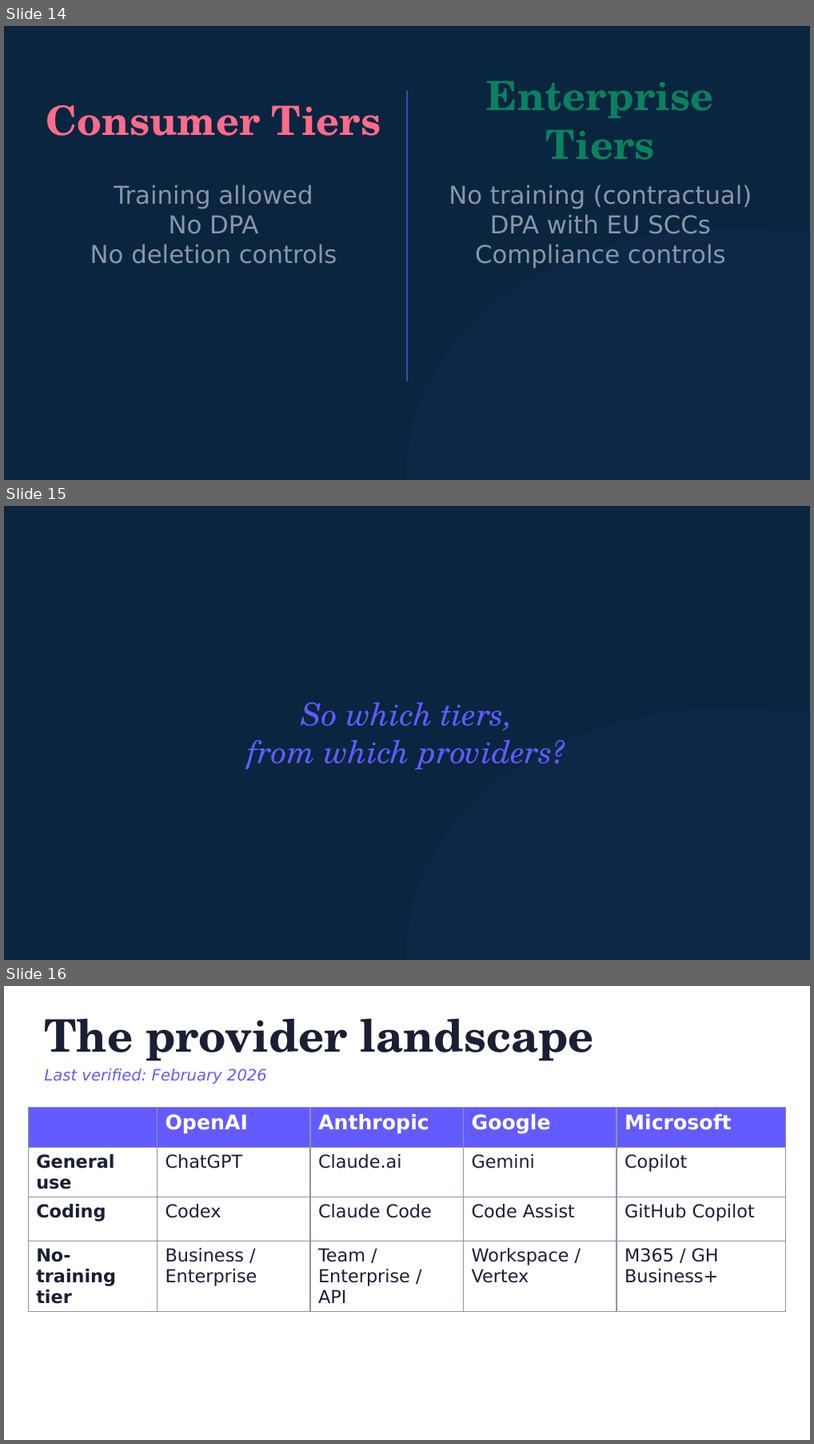
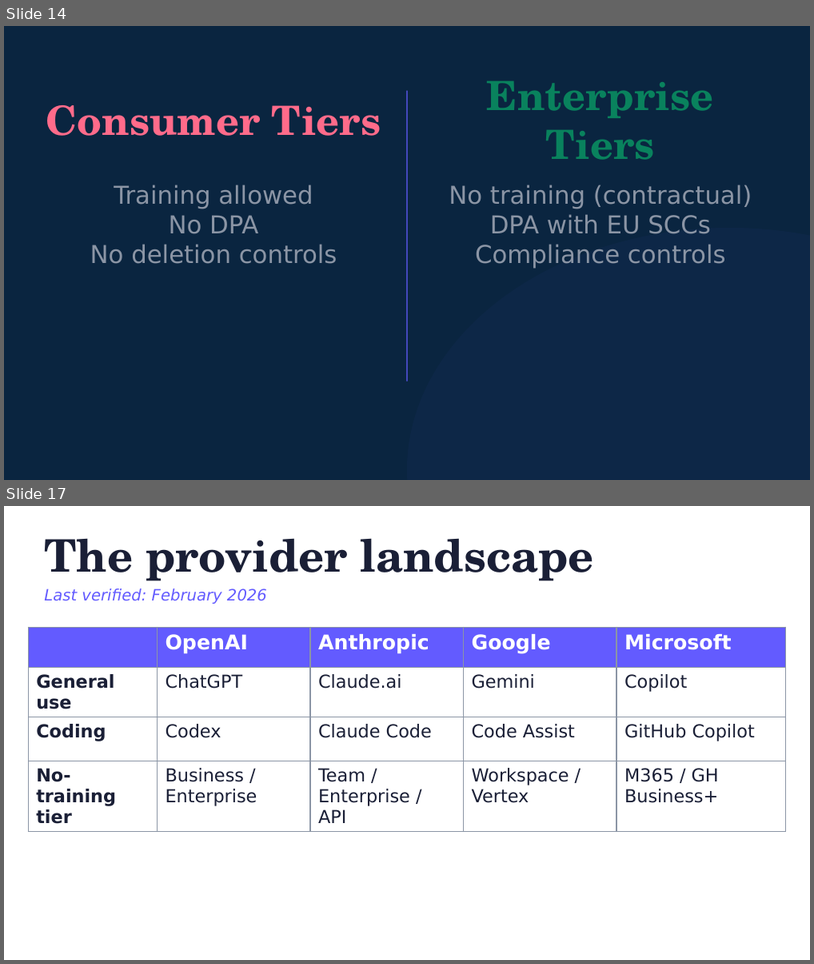
Before and after one commit to michaelengland/ai-best-practices, a slide deck: decks/ai-policy/ai-policy.pptx. Shown one above the other, each under a label of ours: slides 14, 15 and 16 before the commit, slides 14 and 17 after it; the slides between them are not shown. The pictures are 814x1444 and 814x964 pixels, drawn with LibreOffice and Linux fonts; fonts in the diff are those of the drawing. Boxes give left, top, right and bottom in pixels: in the first picture for what was removed or moved away, otherwise in the second. Text is boxed around its words. In the diff, an @@ line names an element or a change of style, - is before the commit and + after.

```diff
--- a/decks/ai-policy/ai-policy.pptx
+++ b/decks/ai-policy/ai-policy.pptx
@@ slide 15 removed at (x1=4, y1=506, x2=810, y2=960), background #0A2540 @@
@@ text removed at (x1=248, y1=702, x2=566, y2=769) @@
-So which tiers,
-from which providers?
@@ ellipse removed at (x1=407, y1=708, x2=810, y2=960) @@
@@ what was slide 16 is now slide 17 @@
```
Also in this commit, not shown: 1 slide changed, 3 slides added, 1 other slide removed, 5 other files.
